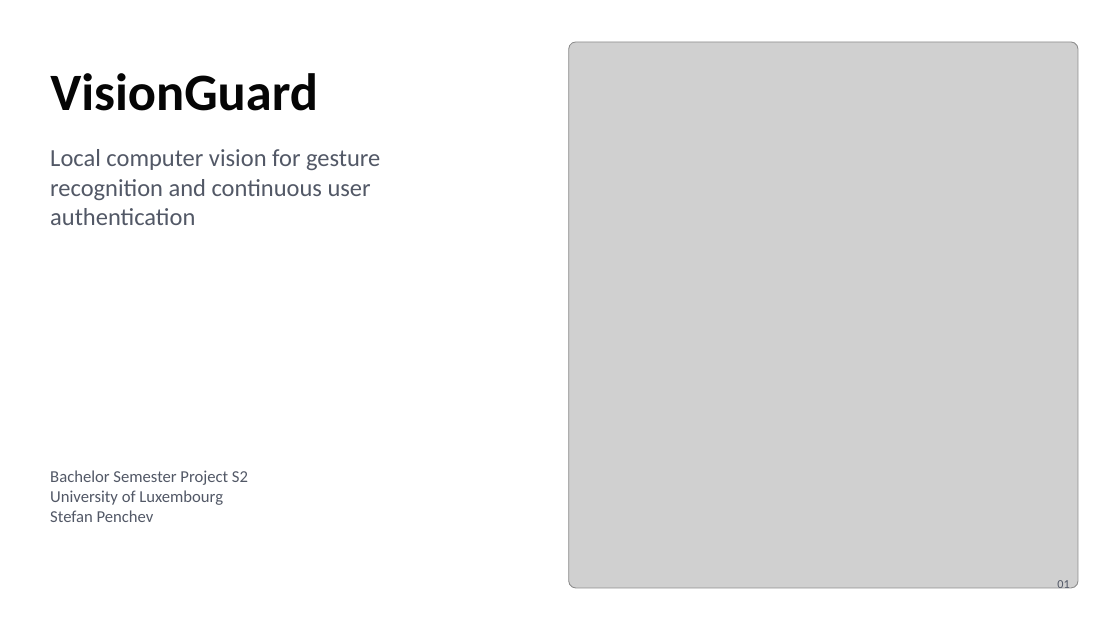
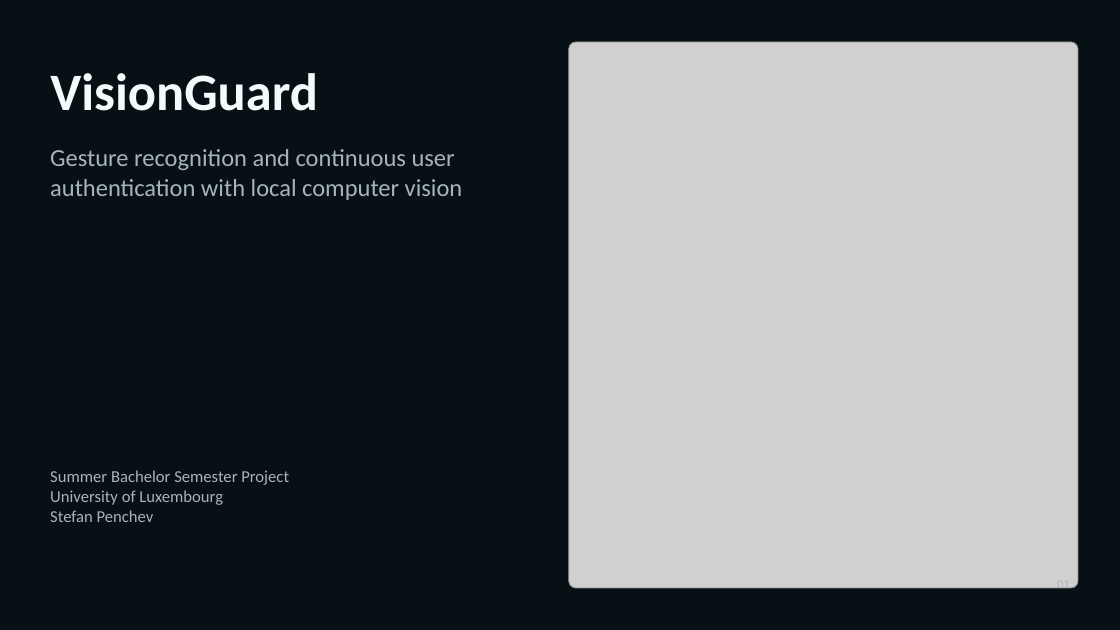
Before and after one commit to StefanPenchev05/VisionGuard, a slide deck: slide 1 of docs/report/visionguard_presentation.pptx. Drawn at 1120x630 pixels with LibreOffice and Linux fonts; fonts in the diff are those of the drawing; grey boxes stand for pictures. Boxes give left, top, right and bottom in pixels: in the first picture for what was removed or moved away, otherwise in the second. Text is boxed around its words. In the diff, an @@ line names an element or a change of style, - is before the commit and + after.

Commit message:
Refactor VisionGuard application architecture

```diff
--- a/docs/report/visionguard_presentation.pptx
+++ b/docs/report/visionguard_presentation.pptx
@@ background #FFFFFF to #071014 @@
@@ rectangle added at <box>0,0,1120,630</box>, fill #071014, outline #071014 0 pt @@
@@ text "VisionGuard" at <box>50,73,318,111</box>: text colour #050505 to #F5FAFC @@
@@ text at <box>50,149,463,200</box>: text changed; text colour #525866 to #A7B3BD @@
-Local computer vision for gesture recognition and continuous user authentication
+Gesture recognition and continuous user authentication with local computer vision
@@ text at <box>50,470,289,485</box>: text changed; text colour #525866 to #A7B3BD @@
-Bachelor Semester Project S2
+Summer Bachelor Semester Project
@@ text at <box>50,490,223,522</box>: text colour #525866 to #A7B3BD in "University of Luxembourg", "Stefan Penchev" @@
@@ text "01" at <box>1057,588,1069,592</box>: text colour #525866 to #A7B3BD @@
```
Also in this commit, not shown: 9 other slides changed, 2 slides added, 51 other files.
